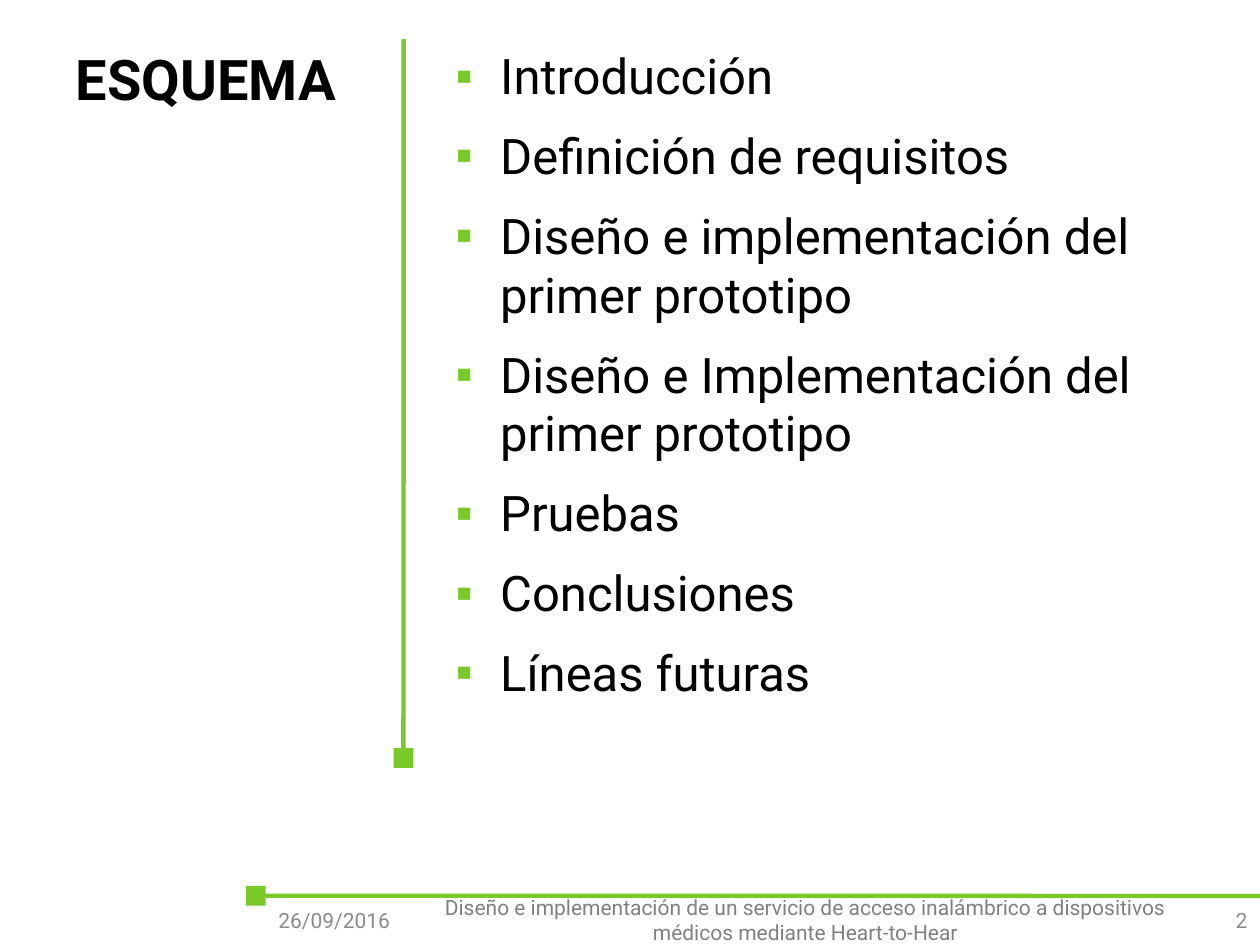
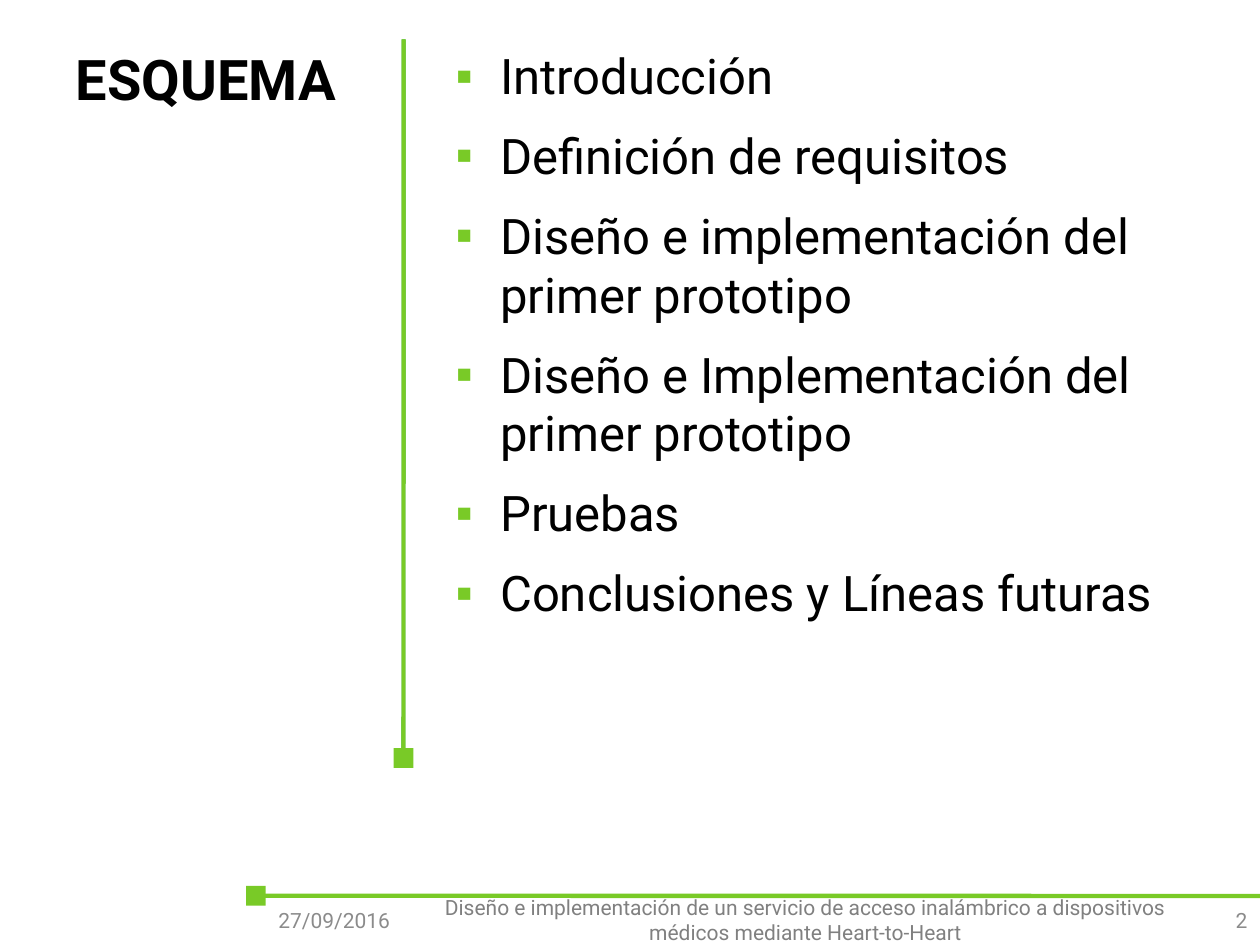
Before and after one commit to outsidersdelaelectronica/tiic-2015, a slide deck: slide 2 of doc/Tomas/presentacion/Diseño e implementación de un servicio de acceso inalámbrico a dispositivos médicos mediante Heart-to-Heart.pptx. Drawn at 1260x945 pixels with LibreOffice and Linux fonts; fonts in the diff are those of the drawing; background and template pictures are left out. Boxes give left, top, right and bottom in pixels: in the first picture for what was removed or moved away, otherwise in the second. Text is boxed around its words. In the diff, an @@ line names an element or a change of style, - is before the commit and + after.

```diff
--- a/doc/Tomas/presentacion/Diseño e implementación de un servicio de acceso inalámbrico a dispositivos médicos mediante Heart-to-Heart.pptx
+++ b/doc/Tomas/presentacion/Diseño e implementación de un servicio de acceso inalámbrico a dispositivos médicos mediante Heart-to-Heart.pptx
@@ text at [500,573,1153,622]: text changed @@
-▪ Conclusiones
-▪ Líneas futuras
+▪ Conclusiones y Líneas futuras
@@ text at [445,896,1165,940]: text changed @@
-Diseño e implementación de un servicio de acceso inalámbrico a dispositivos médicos mediante Heart-to-Hear
+Diseño e implementación de un servicio de acceso inalámbrico a dispositivos médicos mediante Heart-to-Heart
@@ text at [278,913,390,929]: text changed @@
-26/09/2016
+27/09/2016
```
Also in this commit, not shown: 23 other slides changed, 1 slide removed.
